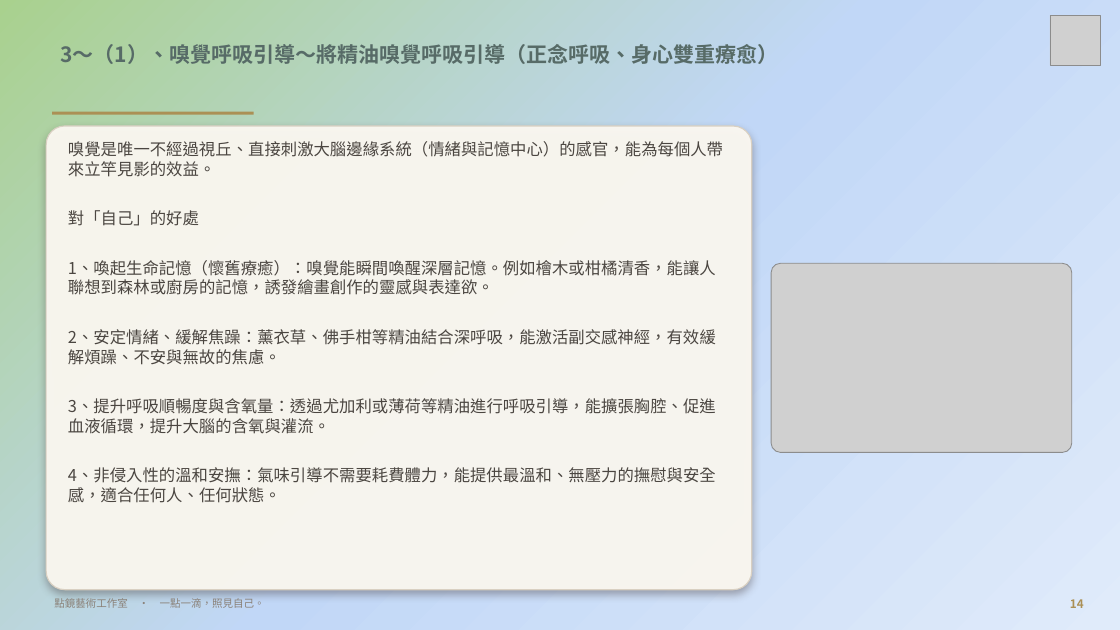
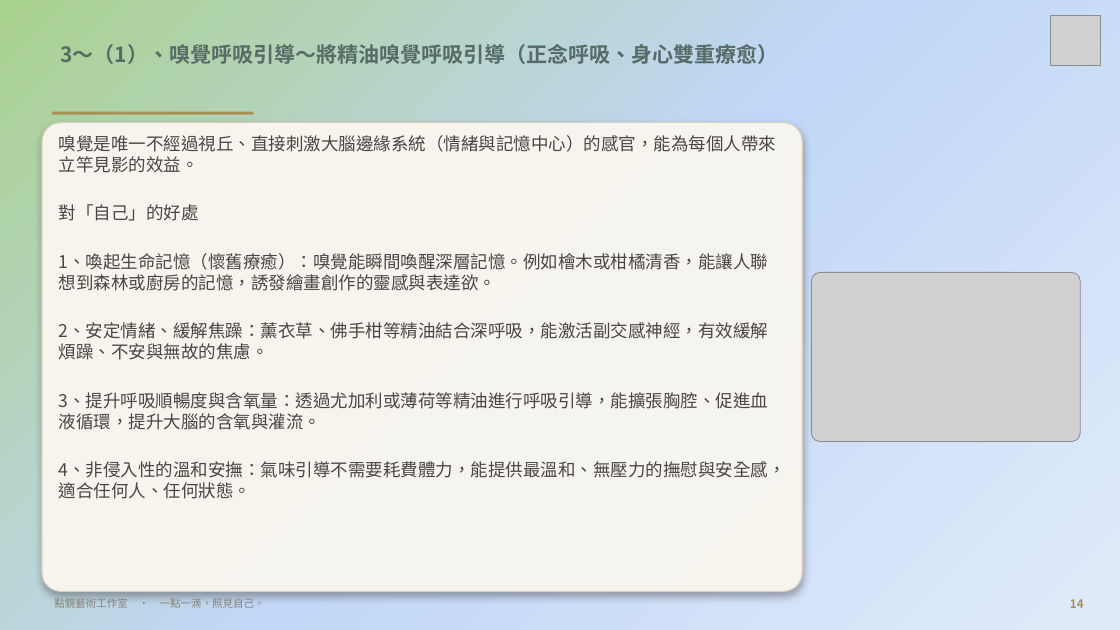
Before and after one commit to serina168/mandala-beginner, a slide deck: slide 14 of 繽紛五感體驗曼陀羅書籤畫_課程大綱.pptx. Drawn at 1120x630 pixels with LibreOffice and Linux fonts; fonts in the diff are those of the drawing; grey boxes stand for pictures; background and template pictures are left out. Boxes give left, top, right and bottom in pixels: in the first picture for what was removed or moved away, otherwise in the second. Text is boxed around its words. In the diff, an @@ line names an element or a change of style, - is before the commit and + after.

```diff
--- a/繽紛五感體驗曼陀羅書籤畫_課程大綱.pptx
+++ b/繽紛五感體驗曼陀羅書籤畫_課程大綱.pptx
@@ rounded rectangle: place and size @@
-rounded rectangle at [46, 126, 752, 590]
+rounded rectangle at [42, 123, 802, 592]
@@ text "嗅覺是唯一不經過視丘、直接刺激大腦邊緣系統（情緒與記憶中心）的感官，能為每個人帶來立竿見影的效益。" at [59, 135, 786, 499]: size 14 to 15 pt; less space between paragraphs @@
@@ picture: place and size @@
-picture at [771, 263, 1072, 452]
+picture at [812, 272, 1081, 441]
```
Also in this commit, not shown: 8 other slides changed, 1 other file.
